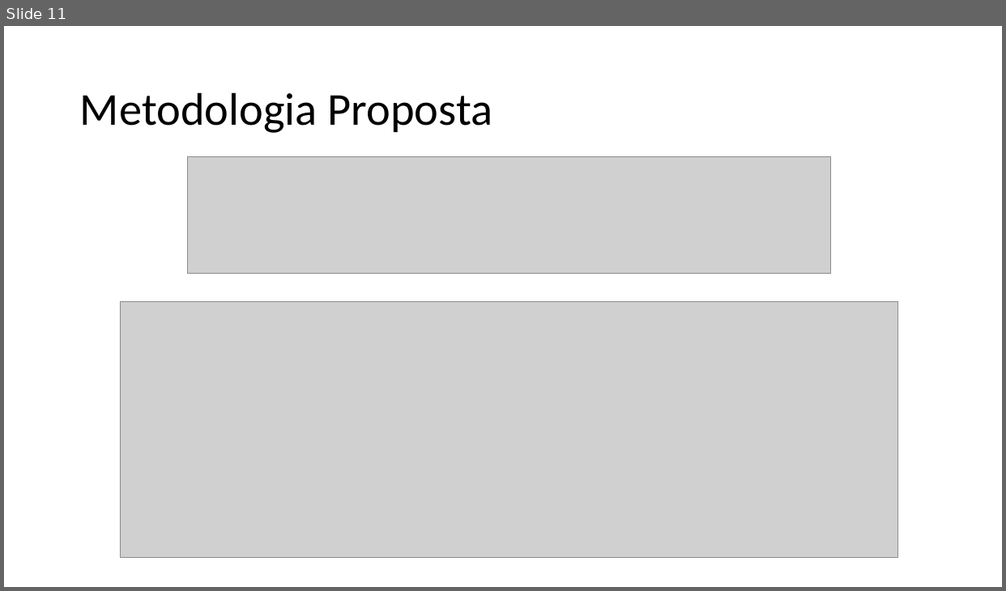
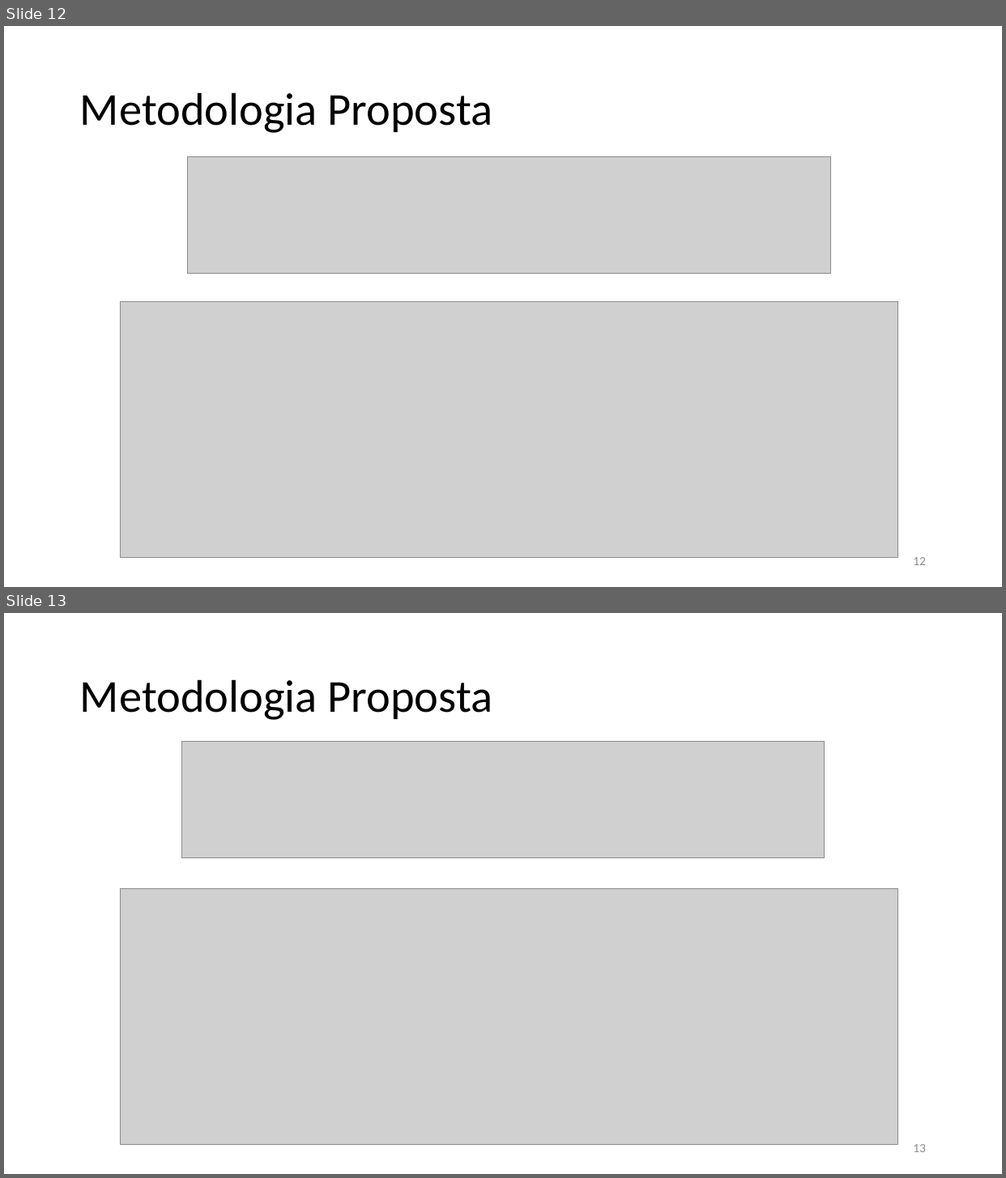
Before and after one commit to TavaresCarlos/TerrainIntelGIS, a slide deck: escrita/seminários/apresentacao.pptx. Shown one above the other, each under a label of ours: slide 11 before the commit, slides 12 and 13 after it. The pictures are 1006x591 and 1006x1178 pixels, drawn with LibreOffice and Linux fonts; fonts in the diff are those of the drawing; grey boxes stand for pictures. Boxes give left, top, right and bottom in pixels: in the first picture for what was removed or moved away, otherwise in the second. Text is boxed around its words. In the diff, an @@ line names an element or a change of style, - is before the commit and + after.

```diff
--- a/escrita/seminários/apresentacao.pptx
+++ b/escrita/seminários/apresentacao.pptx
@@ slide 13 added at <box>4,613,1002,1174</box>, background #FFFFFF @@
@@ title added at <box>80,679,493,720</box>, 44 pt, text #000000 @@
+Metodologia Proposta
@@ picture added at <box>181,741,825,858</box> @@
@@ picture added at <box>120,888,898,1144</box> @@
@@ page number added at <box>913,1144,926,1152</box>, 12 pt, text #8C8C8C @@
+13
@@ what was slide 11 is now slide 12 @@
@@ slide 12 changed as well @@
@@ page number added at <box>913,557,926,565</box>, 12 pt, text #8C8C8C @@
+12
```
Also in this commit, not shown: 18 other slides changed, 5 other slides added, 5 other files.
